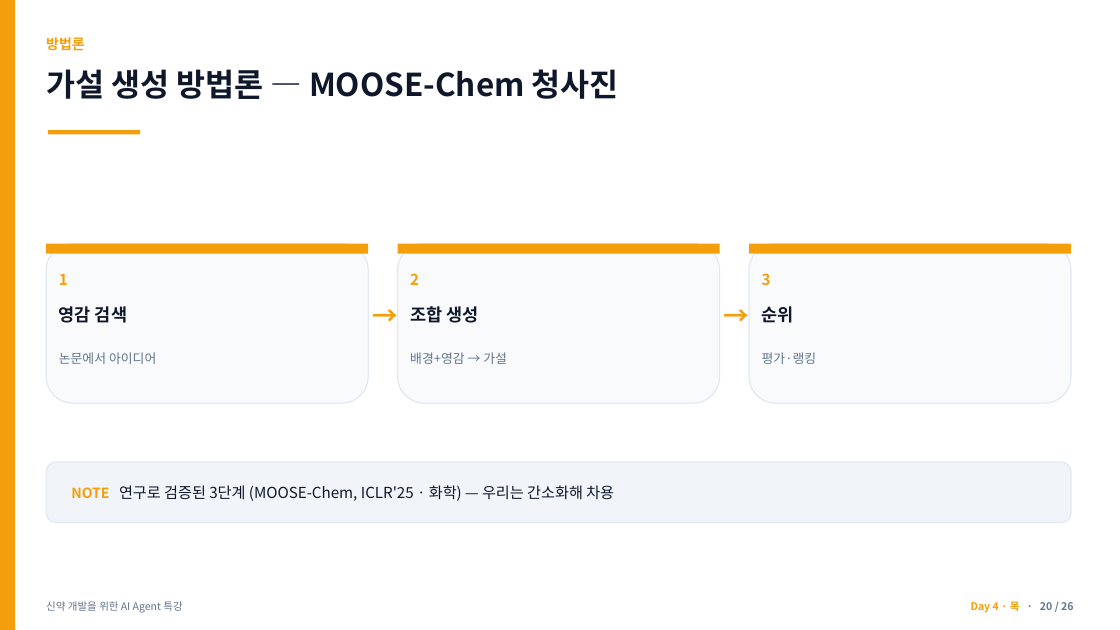
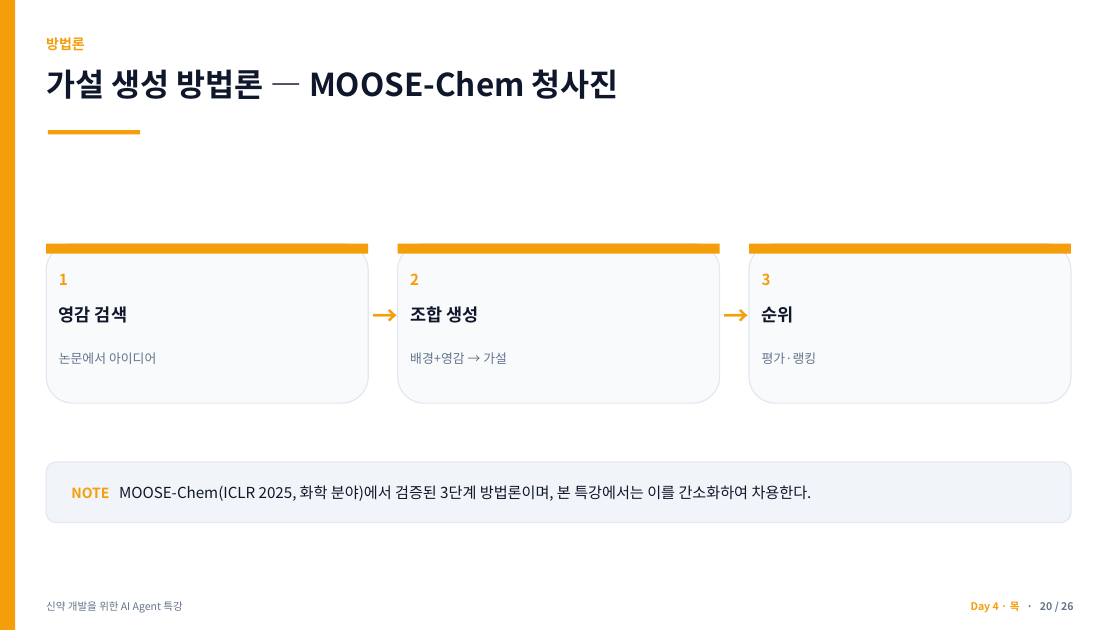
Before and after one commit to jyshin-22/wku-ai-agent-program, a slide deck: slide 20 of slides/day4.pptx. Drawn at 1120x630 pixels with LibreOffice and Linux fonts; fonts in the diff are those of the drawing. Boxes give left, top, right and bottom in pixels: in the first picture for what was removed or moved away, otherwise in the second. Text is boxed around its words. In the diff, an @@ line names an element or a change of style, - is before the commit and + after.

```diff
--- a/slides/day4.pptx
+++ b/slides/day4.pptx
@@ text at (71, 485, 812, 501): text changed @@
-NOTE 연구로 검증된 3단계 (MOOSE-Chem, ICLR'25 · 화학) — 우리는 간소화해 차용
+NOTE MOOSE-Chem(ICLR 2025, 화학 분야)에서 검증된 3단계 방법론이며, 본 특강에서는 이를 간소화하여 차용한다.
```
Also in this commit, not shown: 9 other slides changed, 10 other files.
